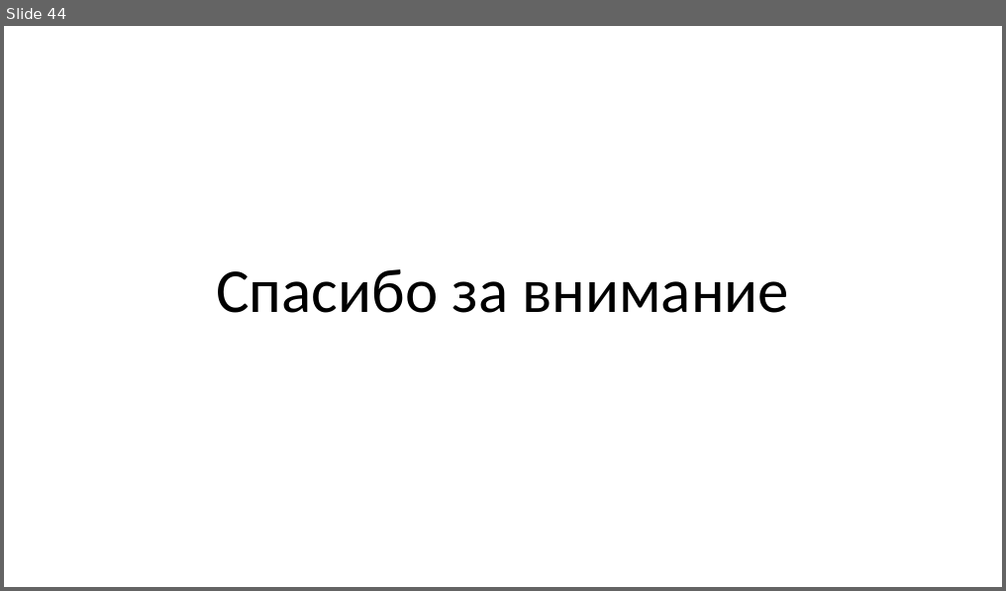
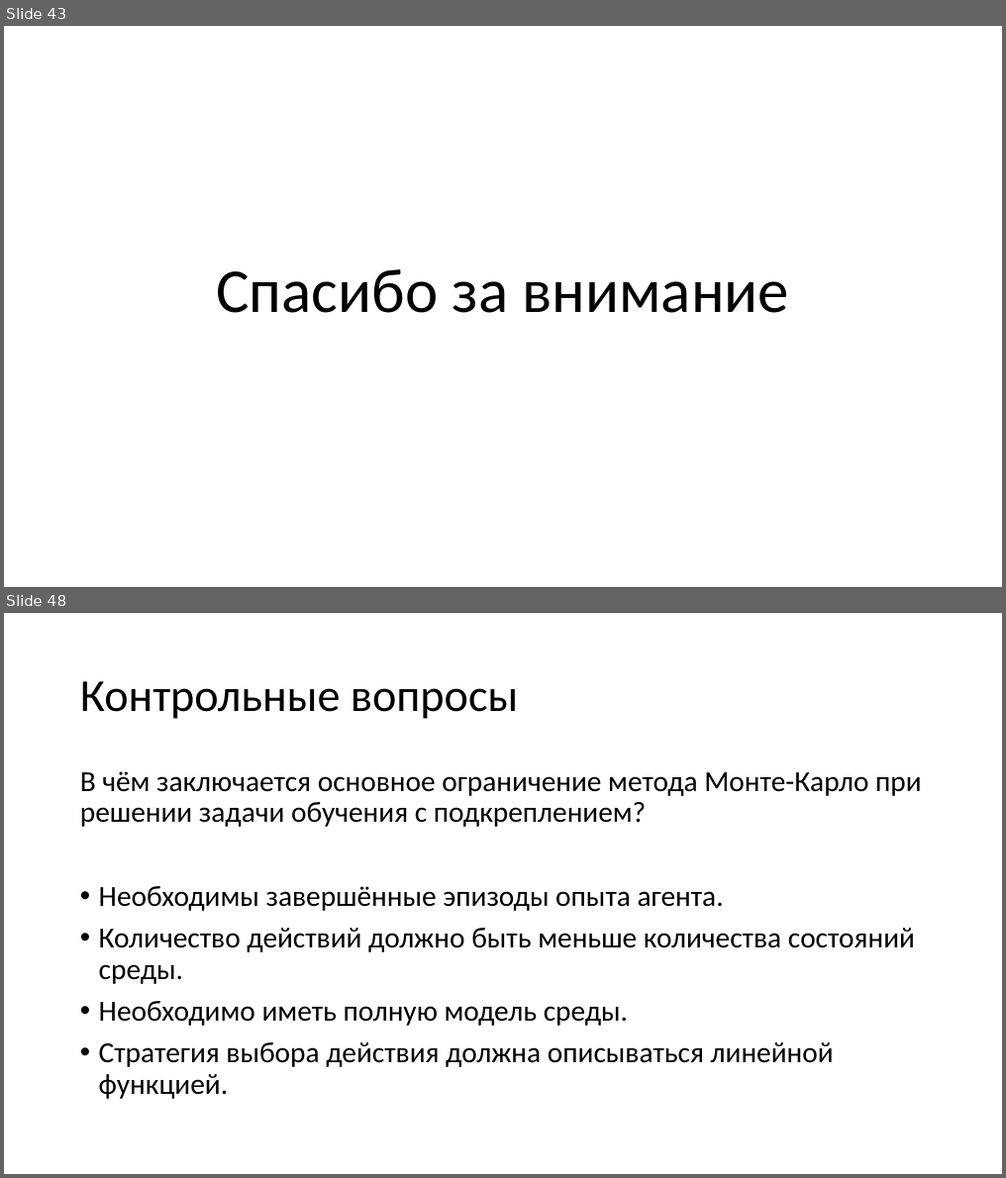
Before and after one commit to mosalov/AI_main_lectures, a slide deck: Лекция 14 19_05_2021.pptx. Shown one above the other, each under a label of ours: slide 44 before the commit, slides 43 and 48 after it; the slides between them are not shown. The pictures are 1006x591 and 1006x1178 pixels, drawn with LibreOffice and Linux fonts; fonts in the diff are those of the drawing. Boxes give left, top, right and bottom in pixels: in the first picture for what was removed or moved away, otherwise in the second. Text is boxed around its words. In the diff, an @@ line names an element or a change of style, - is before the commit and + after.

```diff
--- a/Лекция 14 19_05_2021.pptx
+++ b/Лекция 14 19_05_2021.pptx
@@ slide 48 added at [4,613,1002,1174], background #FFFFFF @@
@@ title added at [80,681,518,719], 44 pt, text #000000 @@
+Контрольные вопросы
@@ text added at [80,771,922,1099], 28 pt, text #000000 @@
+В чём заключается основное ограничение метода Монте-Карло при решении задачи обучения с подкреплением?
+• Необходимы завершённые эпизоды опыта агента.
+• Количество действий должно быть меньше количества состояний среды.
+• Необходимо иметь полную модель среды.
+• Стратегия выбора действия должна описываться линейной функцией.
@@ what was slide 44 is now slide 43 @@
```
Also in this commit, not shown: 4 slides changed, 7 other slides added, 3 slides removed, 2 other files.
